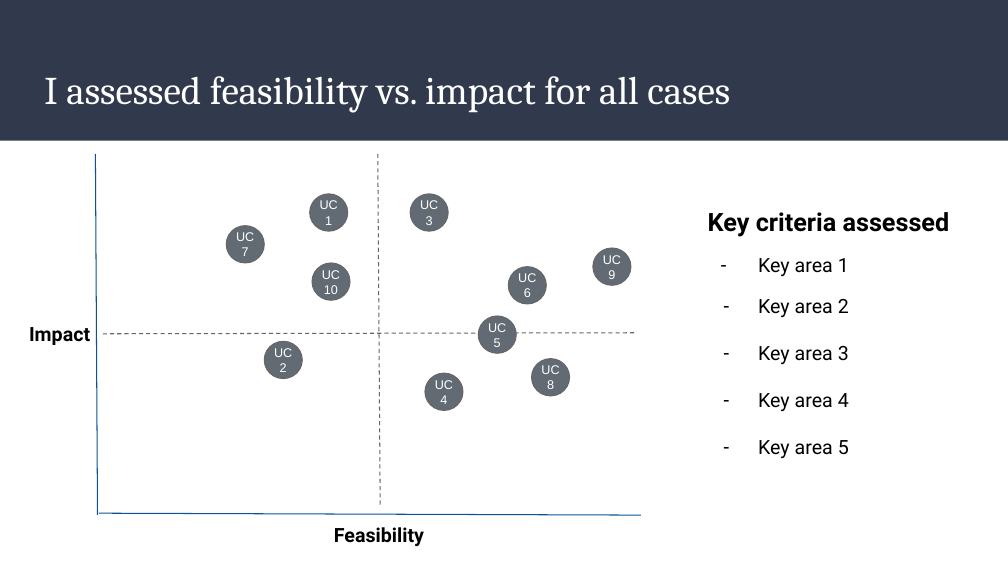
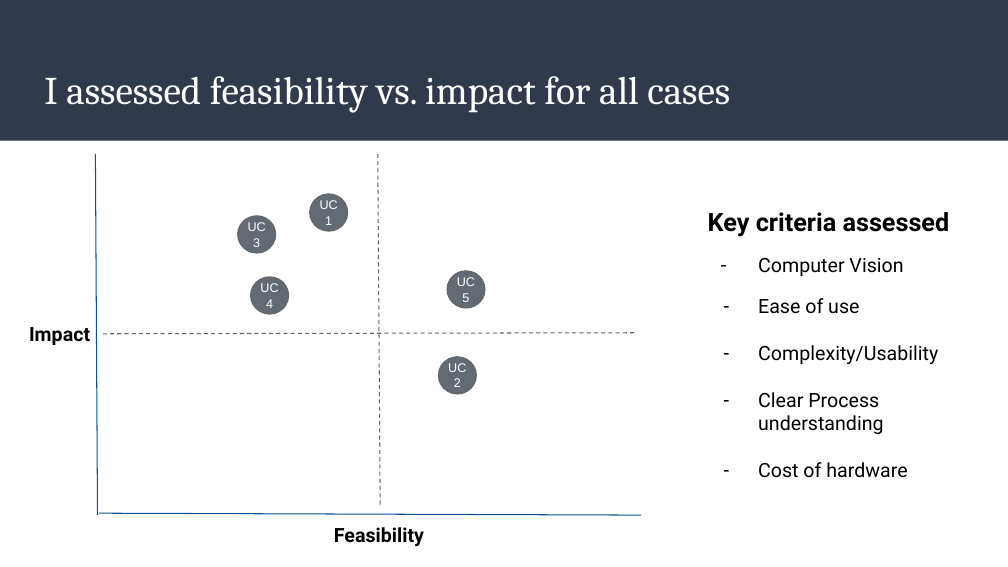
Before and after one commit to mohandesosama/Delivering-an-ML-AI-Strategy, a slide deck: slide 4 of 03_Final Presentation Template.pptx. Drawn at 1008x567 pixels with LibreOffice and Linux fonts; fonts in the diff are those of the drawing. Boxes give left, top, right and bottom in pixels: in the first picture for what was removed or moved away, otherwise in the second. Text is boxed around its words. In the diff, an @@ line names an element or a change of style, - is before the commit and + after.

```diff
--- a/03_Final Presentation Template.pptx
+++ b/03_Final Presentation Template.pptx
@@ ellipse removed at bbox=[226, 226, 264, 263] @@
-UC
-7
@@ ellipse "UC 3": place and size @@
-ellipse "UC 3" at bbox=[410, 194, 449, 231]
+ellipse "UC 3" at bbox=[238, 216, 276, 253]
@@ ellipse removed at bbox=[312, 263, 351, 300] @@
-UC
-10
@@ ellipse removed at bbox=[508, 267, 546, 304] @@
-UC
-6
@@ ellipse removed at bbox=[593, 248, 631, 285] @@
-UC
-9
@@ text at bbox=[758, 258, 938, 478]: text changed @@
-– Key area 1
-– Key area 2
-– Key area 3
-– Key area 4
-– Key area 5
+– Computer Vision
+– Ease of use
+– Complexity/Usability
+– Clear Process understanding
+– Cost of hardware
@@ ellipse "UC 4": place and size @@
-ellipse "UC 4" at bbox=[425, 373, 464, 410]
+ellipse "UC 4" at bbox=[251, 277, 289, 314]
@@ ellipse "UC 5": place and size @@
-ellipse "UC 5" at bbox=[478, 316, 516, 353]
+ellipse "UC 5" at bbox=[447, 271, 485, 308]
@@ ellipse "UC 2": place and size @@
-ellipse "UC 2" at bbox=[264, 342, 302, 379]
+ellipse "UC 2" at bbox=[438, 357, 477, 394]
@@ ellipse removed at bbox=[531, 359, 570, 396] @@
-UC
-8
```
Also in this commit, not shown: 6 other slides changed, 1 slide added, 1 slide removed, 2 other files.
